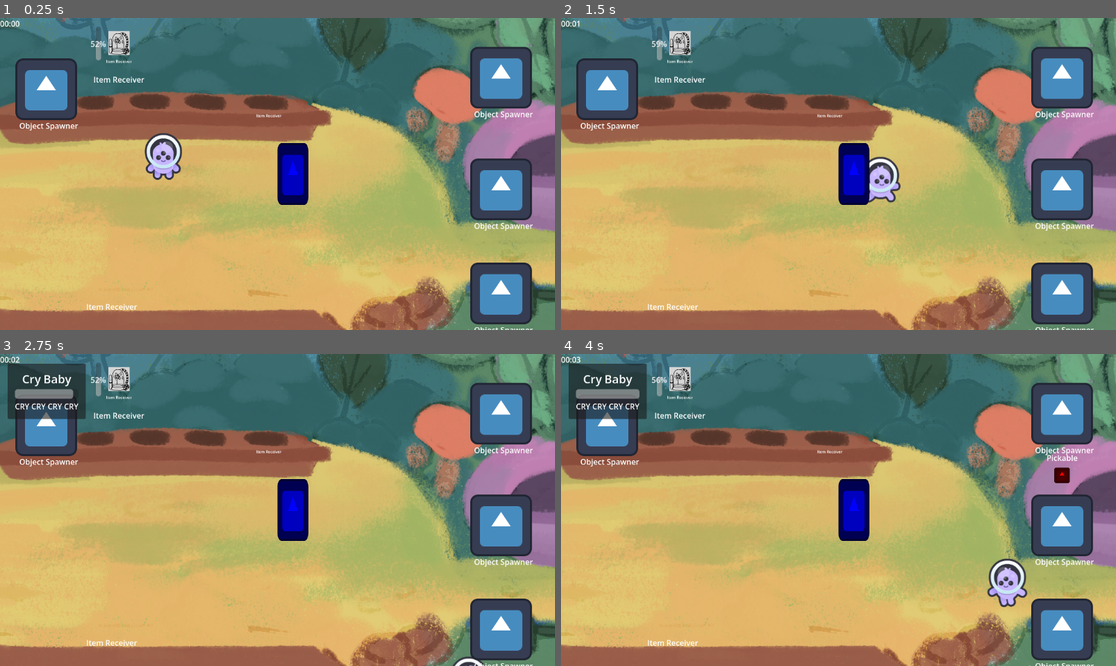
Above: before the commit, frames 1-4 (two rows, left to right).
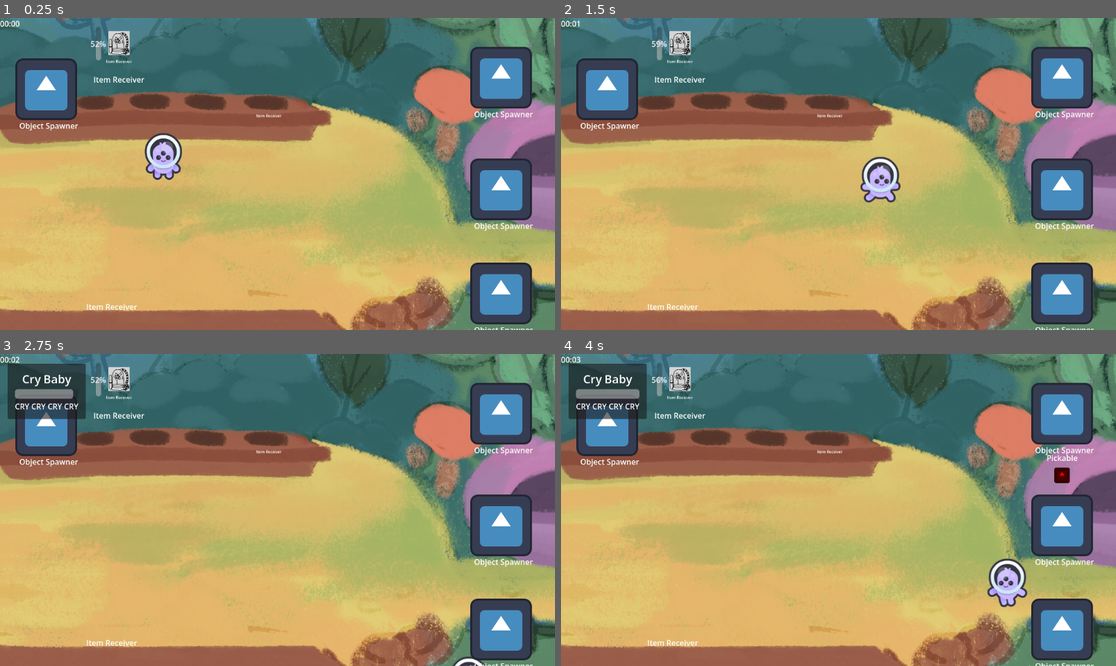
Above: after the commit, the same moments.

Repository: CamaraoLendario/Chaotic-Plants
Game: Godot game, scene res://main_world.tscn
The game is run twice, just before and just after one commit, with the same random seed, the same clock (stepped at 60 frames per second) and the same inputs. The engine's default icon, where the game draws it, is replaced by a stand-in: a white triangle on a blue panel in a dark square.
Inputs (mouse positions are in pixels of both pictures, inside the frame that each line leads up to):
- Up to frame 1 (0.25 s): no input
- Up to frame 2 (1.5 s): move the mouse to (960, 158) at 0.52 s; hold D (Right) 0.53-1.28 s; tap E (Interact) at 0.6 s; move the mouse to (727, 189) at 1.27 s; hold S (Down) from 1.28 s (still down); tap F (Drop) at 1.35 s
- Up to frame 3 (2.75 s): tap E (Interact) at 1.55, 2.1 s; move the mouse to (333, 441) at 2.02 s; release S (Down) at 2.03 s; hold D (Right) from 2.03 s (still down)
- Up to frame 4 (4 s): move the mouse to (810, 572) at 2.77 s; release D (Right) at 2.78 s; hold W (Up) 2.78-3.53 s; click (810, 572) at 2.85 s; tap E (Interact) at 3.05, 3.6 s; move the mouse to (1005, 556) at 3.52 s; hold A (Left) from 3.53 s (still down)

The runs differ from the first frame. In frame 1, 1.1% of the frame differs, in the area x 49-56%, y 40-60%; in frame 2, 1.1%; in frame 3, 1.1%; in frame 4, 1.1%.

Commit message:
map collisions and stuff

Diff:
--- /dev/null
+++ b/Map/map.tscn
@@ -0,0 +1,49 @@
+[gd_scene format=3 uid="uid://davkwmtkdp26x"]
+
+[ext_resource type="Texture2D" uid="uid://d0nldpod0jqq0" path="res://Map/background.png" id="1_ro55w"]
+[ext_resource type="PackedScene" uid="uid://3g32u0krguc" path="res://interact/delivery.tscn" id="2_njngi"]
+[ext_resource type="PackedScene" uid="uid://dopujk04ltt6d" path="res://character/character.tscn" id="3_6yc6o"]
+[ext_resource type="PackedScene" uid="uid://cmtqujxfgqtjl" path="res://Plants/pot.tscn" id="4_86j4t"]
+
+[node name="Map" type="Node2D" unique_id=482214701]
+
+[node name="Background" type="Sprite2D" parent="." unique_id=1261868377]
+texture = ExtResource("1_ro55w")
+flip_h = true
+
+[node name="Camera2D" type="Camera2D" parent="." unique_id=330180093]
+zoom = Vector2(0.6, 0.6)
+
+[node name="Delivery" parent="." unique_id=1179291177 instance=ExtResource("2_njngi")]
+position = Vector2(617, -31)
+
+[node name="CollisionShape2D" parent="Delivery/ObjectReceiver/Picker" parent_id_path=PackedInt32Array(1179291177, 444848152) index="1" unique_id=1206731261]
+position = Vector2(4, -28)
+
+[node name="StaticBody2D" type="StaticBody2D" parent="." unique_id=1312805093]
+
+[node name="CollisionPolygon2D" type="CollisionPolygon2D" parent="StaticBody2D" unique_id=332754961]
+polygon = PackedVector2Array(-703, -97, -828, 10, -876, 250, -759, 366, 186, 367, 398, 243, 946, 229, 947, 91, 376, 89, 295, -42, 155, -130, 29, -174, -549, -174, -645, -141, -703, -97, -1020, -629, 1123, -639, 1239, 668, -1064, 689, -1020, -629)
+
+[node name="character" parent="StaticBody2D" unique_id=1793507303 instance=ExtResource("3_6yc6o")]
+position = Vector2(-447, 153)
+
+[node name="Pot" parent="StaticBody2D" unique_id=313565715 instance=ExtResource("4_86j4t")]
+position = Vector2(-487, -140)
+
+[node name="Pot2" parent="StaticBody2D" unique_id=1746464930 instance=ExtResource("4_86j4t")]
+position = Vector2(-258, -143)
+
+[node name="Pot3" parent="StaticBody2D" unique_id=58561840 instance=ExtResource("4_86j4t")]
+position = Vector2(-28, -139)
+
+[node name="Pot4" parent="StaticBody2D" unique_id=2053957387 instance=ExtResource("4_86j4t")]
+position = Vector2(4, 304)
+
+[node name="Pot5" parent="StaticBody2D" unique_id=1576617954 instance=ExtResource("4_86j4t")]
+position = Vector2(-257, 310)
+
+[node name="Pot6" parent="StaticBody2D" unique_id=245679238 instance=ExtResource("4_86j4t")]
+position = Vector2(-513, 308)
+
+[editable path="Delivery"]
--- a/Plants/plant_item_receiver.tscn
+++ b/Plants/plant_item_receiver.tscn
@@ -7,7 +7,7 @@
 [ext_resource type="Script" uid="uid://w85o2n1ed2rq" path="res://interact/picker.gd" id="6_vaqse"]
 
 [sub_resource type="RectangleShape2D" id="RectangleShape2D_eqv4n"]
-size = Vector2(64, 64)
+size = Vector2(220, 64)
 
 [node name="PlantItemReceiver" type="Node2D" unique_id=1216653505 node_paths=PackedStringArray("picker")]
 script = ExtResource("2_u1vm2")
--- a/Plants/pot.tscn
+++ b/Plants/pot.tscn
@@ -2,12 +2,6 @@
 
 [ext_resource type="Script" uid="uid://bpc1r8awb18sy" path="res://Plants/pot.gd" id="1_3pvev"]
 [ext_resource type="PackedScene" uid="uid://ulelhqvpd2il" path="res://Plants/plant_item_receiver.tscn" id="2_m5gll"]
-[ext_resource type="Script" uid="uid://dl70irp36vey5" path="res://interact/Filters/InteractFilter.gd" id="3_ex2om"]
-[ext_resource type="Script" uid="uid://blkjhgw6u7o1i" path="res://interact/Filters/seed_filter.gd" id="4_pan73"]
-
-[sub_resource type="Resource" id="Resource_63tfw"]
-script = ExtResource("4_pan73")
-metadata/_custom_type_script = "uid://blkjhgw6u7o1i"
 
 [node name="Pot" type="Node2D" unique_id=313565715 node_paths=PackedStringArray("itemReceiver")]
 script = ExtResource("1_3pvev")
@@ -17,7 +11,6 @@
 
 [node name="PlantItemReceiver" parent="." unique_id=1216653505 instance=ExtResource("2_m5gll")]
 scale = Vector2(0.5, 0.5)
-filters = Array[ExtResource("3_ex2om")]([SubResource("Resource_63tfw")])
 
 [node name="ObjectHolder" parent="PlantItemReceiver/Picker" parent_id_path=PackedInt32Array(1216653505, 978685116) index="1" unique_id=1250314402]
 position = Vector2(0, 0)
--- a/interact/delivery.tscn
+++ b/interact/delivery.tscn
@@ -2,8 +2,7 @@
 
 [ext_resource type="Script" uid="uid://cs7iwhpl5bcbl" path="res://interact/delivery.gd" id="1_nydu7"]
 [ext_resource type="Script" uid="uid://dl70irp36vey5" path="res://interact/Filters/InteractFilter.gd" id="2_gt0bn"]
-[ext_resource type="Texture2D" uid="uid://chnu528uov0n" path="res://icon.svg" id="2_hpbb6"]
-[ext_resource type="Script" path="res://interact/Filters/plant_filter.gd" id="3_ta3k3"]
+[ext_resource type="Script" uid="uid://yedfamgi7q3g" path="res://interact/Filters/plant_filter.gd" id="3_ta3k3"]
 [ext_resource type="Script" uid="uid://w85o2n1ed2rq" path="res://interact/picker.gd" id="6_l1pxt"]
 [ext_resource type="Script" uid="uid://b7af4a7l84e3p" path="res://Plants/object_receiver.gd" id="6_ta3k3"]
 [ext_resource type="Script" uid="uid://ck4gyskvum46o" path="res://interact/object_holder.gd" id="7_y6edr"]
@@ -12,18 +11,12 @@
 script = ExtResource("3_ta3k3")
 
 [sub_resource type="RectangleShape2D" id="RectangleShape2D_l1pxt"]
-size = Vector2(64, 128)
+size = Vector2(464, 284)
 
 [node name="Delivery" type="Node2D" unique_id=1179291177 node_paths=PackedStringArray("objectReceiver")]
 script = ExtResource("1_nydu7")
 filters = Array[ExtResource("2_gt0bn")]([SubResource("Resource_l1pxt")])
 objectReceiver = NodePath("ObjectReceiver")
-
-[node name="Sprite2D" type="Sprite2D" parent="." unique_id=197811587]
-modulate = Color(0, 0, 1, 1)
-position = Vector2(32, 0)
-scale = Vector2(0.5, 1)
-texture = ExtResource("2_hpbb6")
 
 [node name="ObjectReceiver" type="Node2D" parent="." unique_id=459591916 node_paths=PackedStringArray("picker")]
 script = ExtResource("6_ta3k3")
@@ -45,5 +38,4 @@
 position = Vector2(32, 0)
 
 [node name="CollisionShape2D" type="CollisionShape2D" parent="ObjectReceiver/Picker" unique_id=1206731261]
-position = Vector2(32, 0)
 shape = SubResource("RectangleShape2D_l1pxt")
Binary file added: Map/background.png
Not shown, added: Map/background.png.import
